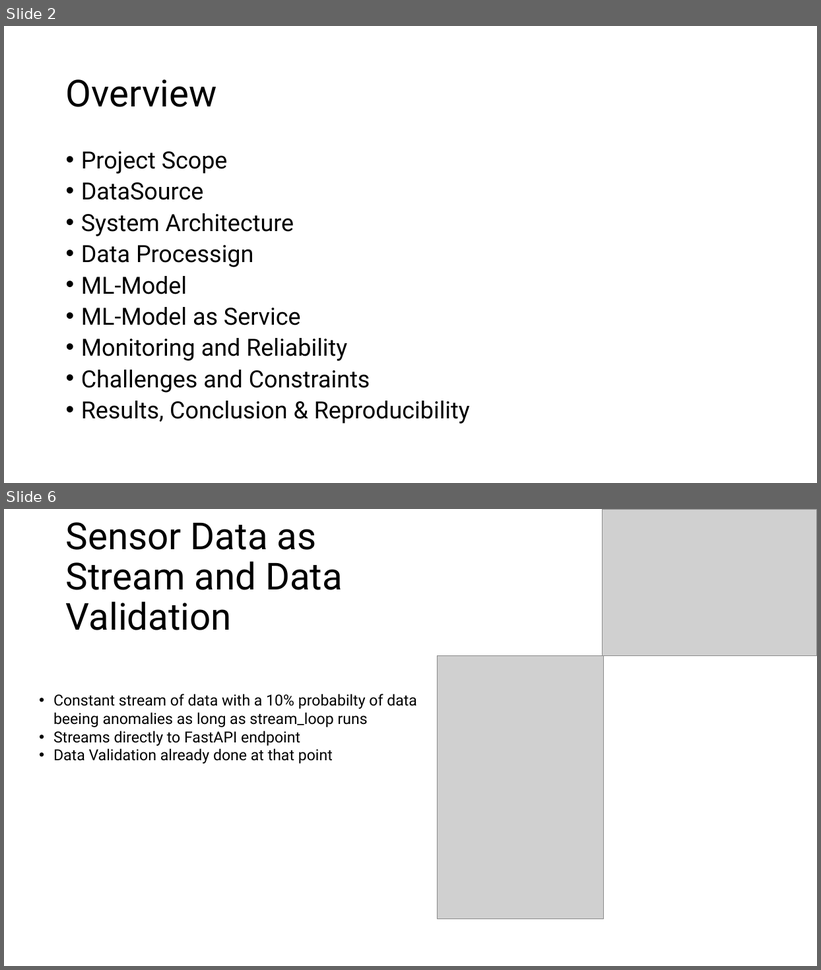
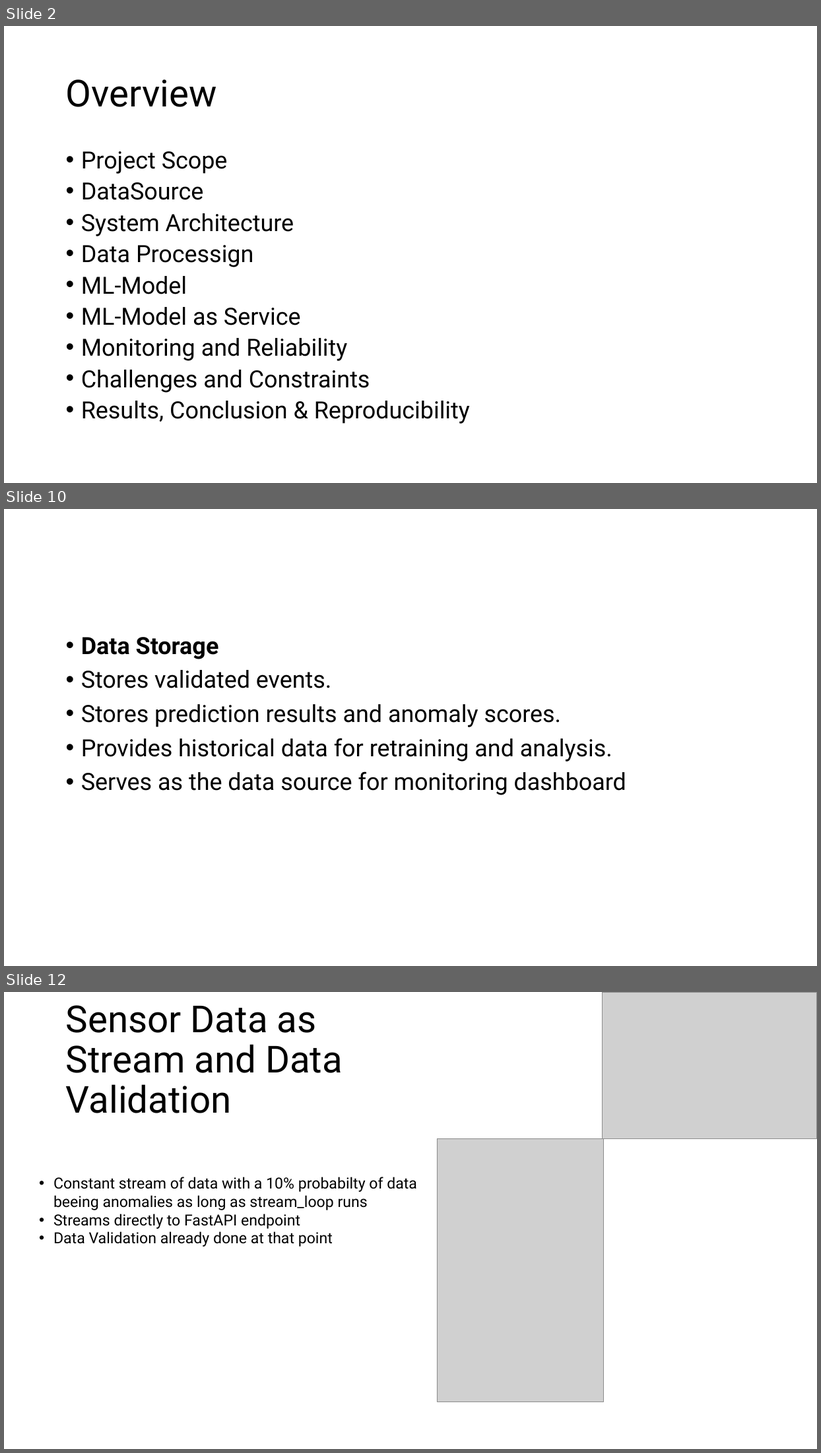
Before and after one commit to TheDauertoter/Factory_Learn, a slide deck: theblubbPP.ppt. Shown one above the other, each under a label of ours: slides 2 and 6 before the commit, slides 2, 10 and 12 after it; the slides between them are not shown. The pictures are 821x970 and 821x1453 pixels, drawn with LibreOffice and Linux fonts; fonts in the diff are those of the drawing; grey boxes stand for pictures. Boxes give left, top, right and bottom in pixels: in the first picture for what was removed or moved away, otherwise in the second. Text is boxed around its words. In the diff, an @@ line names an element or a change of style, - is before the commit and + after.

```diff
--- a/theblubbPP.ppt
+++ b/theblubbPP.ppt
@@ slide 10 added at (4, 509, 817, 966), background #FFFFFF @@
@@ text added at (81, 637, 626, 795), 28 pt, text #000000 @@
+• Data Storage
+• Stores validated events.
+• Stores prediction results and anomaly scores.
+• Provides historical data for retraining and analysis.
+• Serves as the data source for monitoring dashboard
@@ what was slide 6 is now slide 12 @@
```
Also in this commit, not shown: 2 slides changed, 6 other slides added, 1 slide removed.
